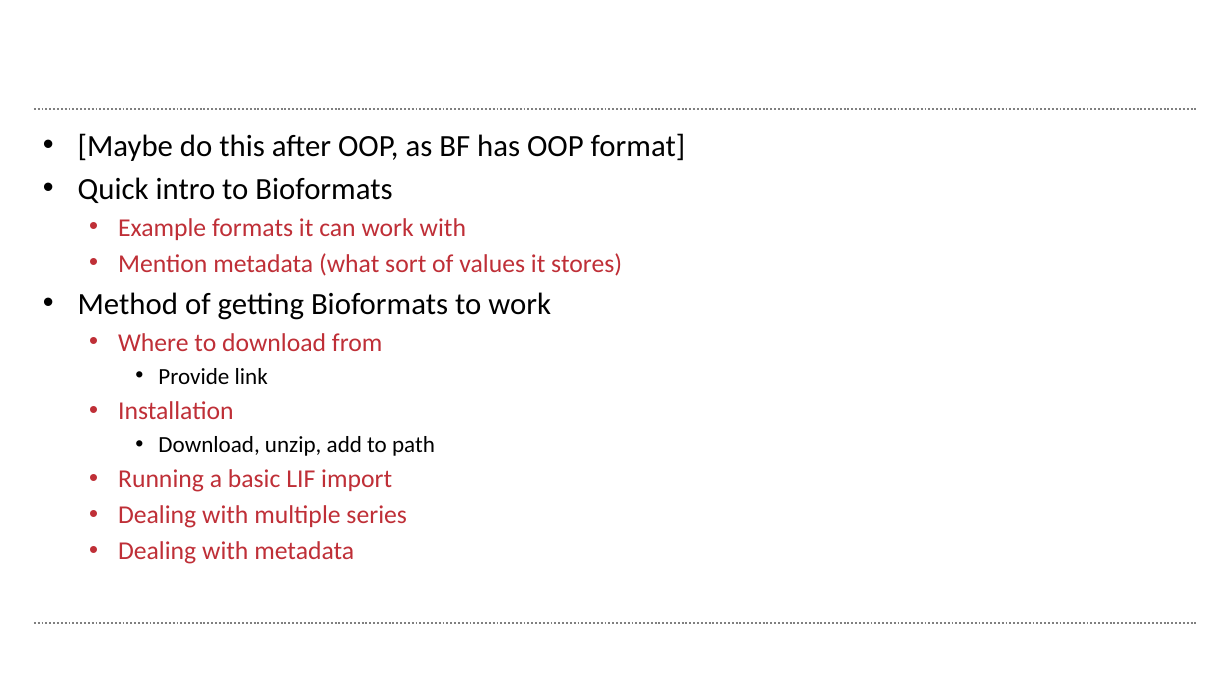
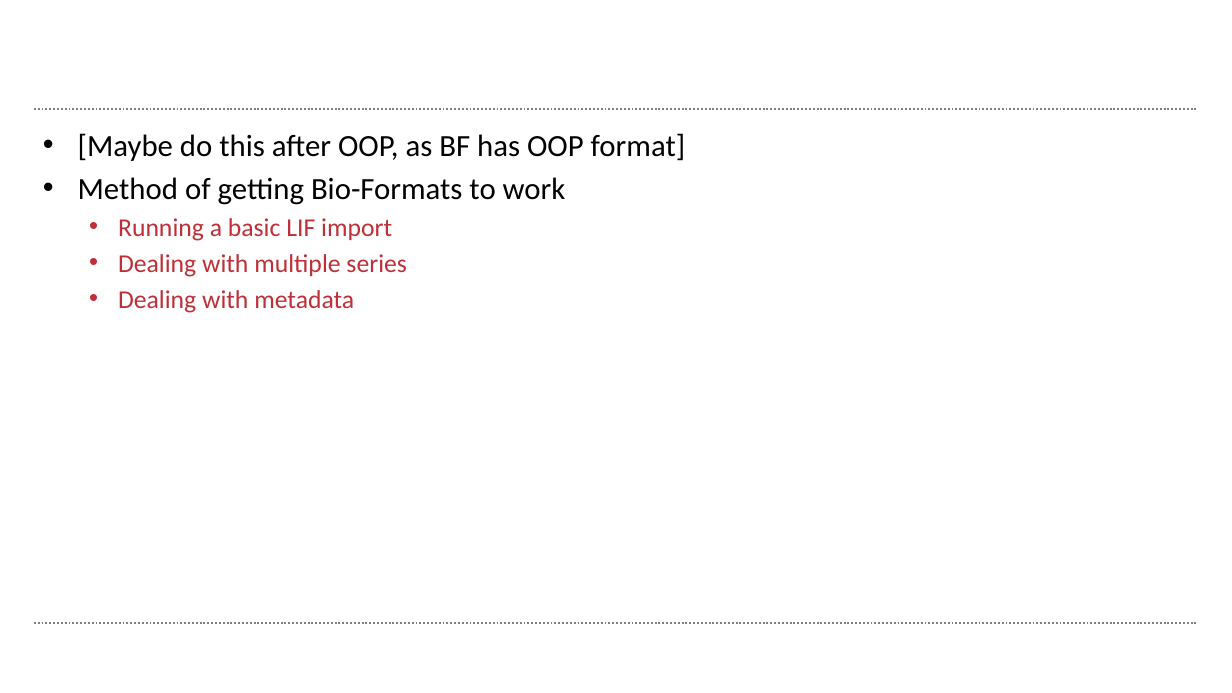
Before and after one commit to wbif-bristol/MATLAB-course, a slide deck: slide 47 of Session 3 - Advanced data structures/MATLAB Session 3.pptx (slide 29 before the commit). Drawn at 1232x693 pixels with LibreOffice and Linux fonts; fonts in the diff are those of the drawing; background and template pictures are left out. Boxes give left, top, right and bottom in pixels: in the first picture for what was removed or moved away, otherwise in the second. Text is boxed around its words. In the diff, an @@ line names an element or a change of style, - is before the commit and + after.

Commit message:
Started on Bio-Formats reader content

```diff
--- a/Session 3 - Advanced data structures/MATLAB Session 3.pptx
+++ b/Session 3 - Advanced data structures/MATLAB Session 3.pptx
@@ text at [78,177,566,205]: text changed; size 20 to 24 pt; text colour #BF2F37 to #000000 @@
-• Quick intro to Bioformats
-  • Example formats it can work with
-  • Mention metadata (what sort of values it stores)
-• Method of getting Bioformats to work
-  • Where to download from
-    • Provide link
-  • Installation
-    • Download, unzip, add to path
+• Method of getting Bio-Formats to work
```
Also in this commit, not shown: 8 other slides changed, 19 slides added, 1 slide removed, 22 other files.
